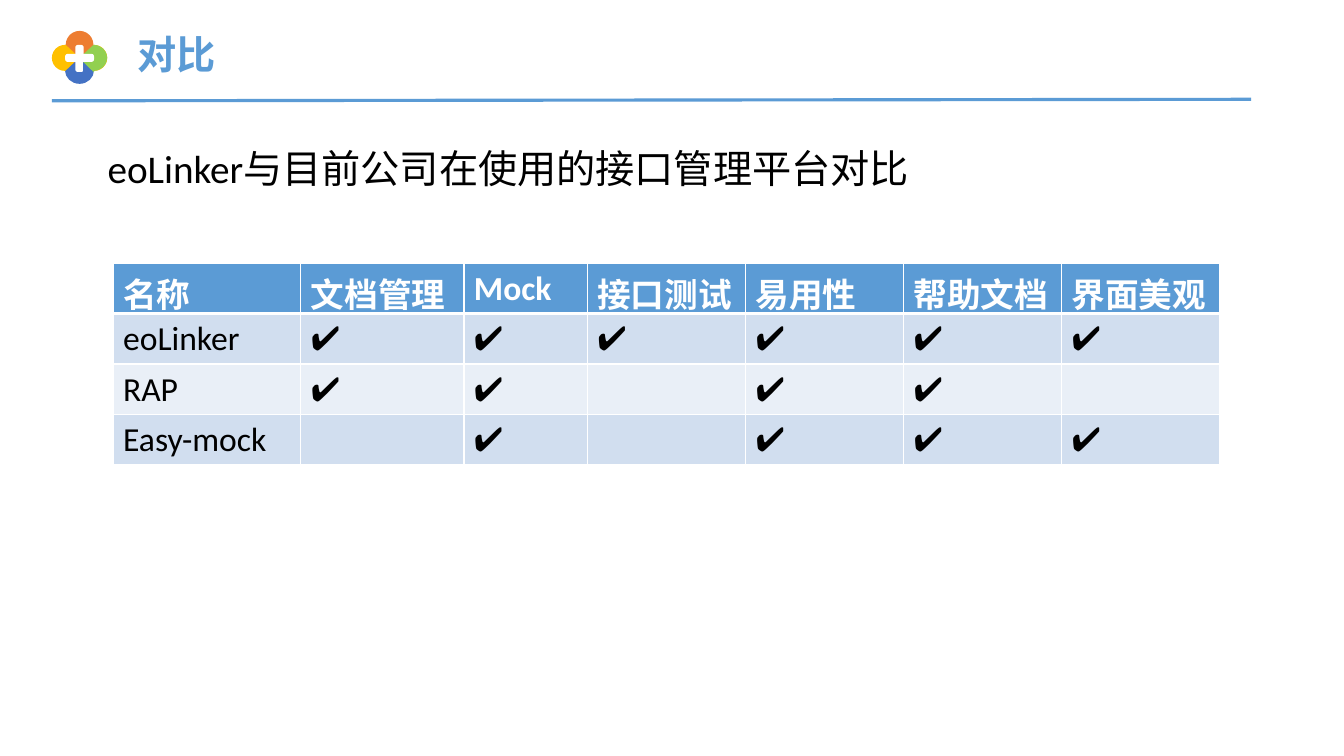
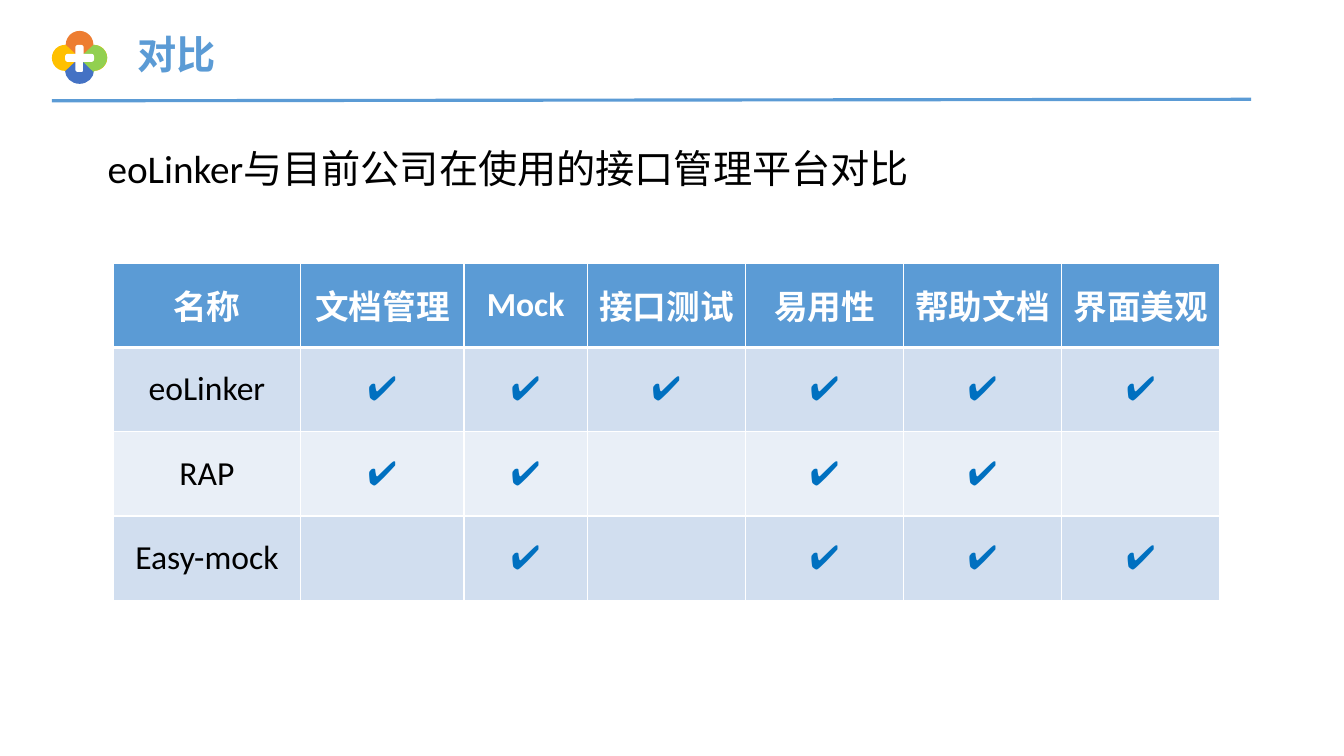
Before and after one commit to yaoxiao1993/ppt, a slide deck: slide 15 of eoLinker接口管理平台分享.pptx. Drawn at 1344x756 pixels with LibreOffice and Linux fonts; fonts in the diff are those of the drawing. Boxes give left, top, right and bottom in pixels: in the first picture for what was removed or moved away, otherwise in the second. Text is boxed around its words. In the diff, an @@ line names an element or a change of style, - is before the commit and + after.

```diff
--- a/eoLinker接口管理平台分享.pptx
+++ b/eoLinker接口管理平台分享.pptx
@@ table at [113, 263, 1220, 600] @@
@@ text colour #000000 to #0070C0 in "✔", "✔", "✔", "✔" and 10 more places @@
@@ alignment left to centre @@
```
Also in this commit, not shown: 6 other slides changed.
